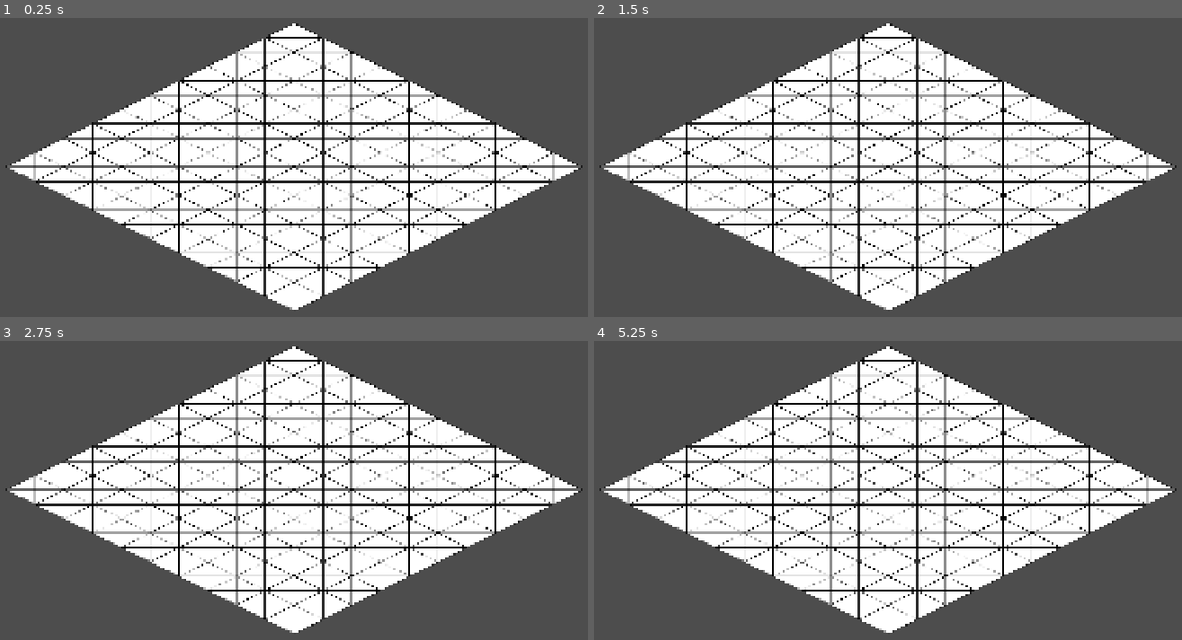
Above: before the commit, frames 1-4 (two rows, left to right).
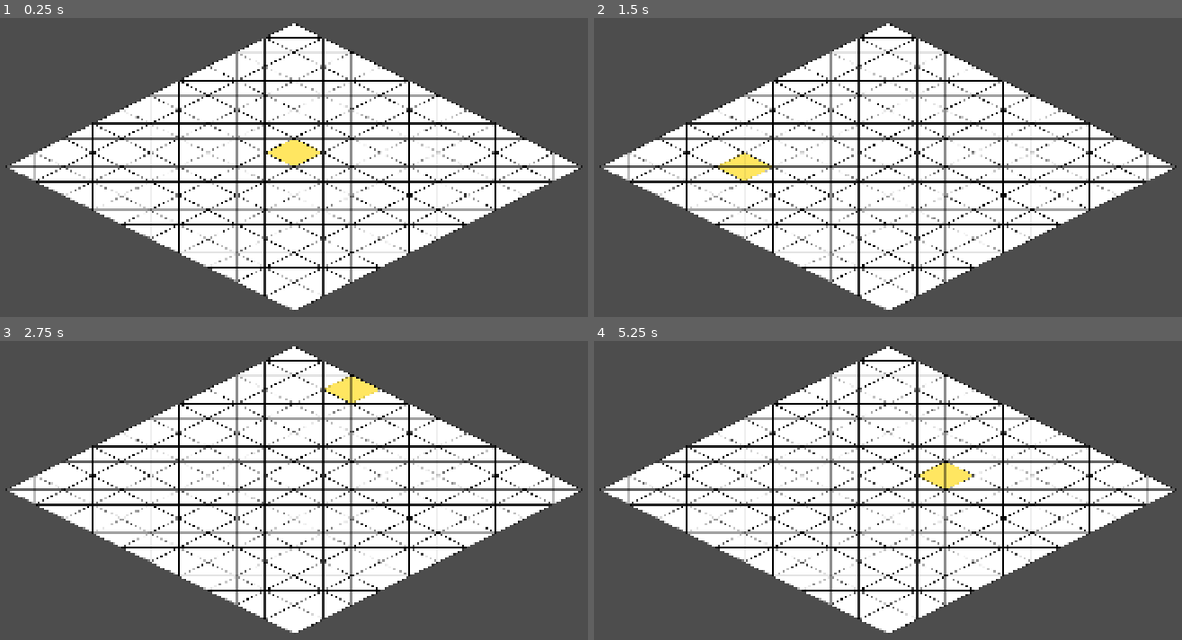
Above: after the commit, the same moments.

Repository: Nick-labs/TGS
Game: Godot game, scene res://scenes/map/Battle.tscn
The game is run twice, just before and just after one commit, with the same random seed, the same clock (stepped at 60 frames per second) and the same inputs. Before the commit the project has no main scene; this scene is started directly in both runs.
Inputs (mouse positions are in pixels of both pictures, inside the frame that each line leads up to):
- Up to frame 1 (0.25 s): no input
- Up to frame 2 (1.5 s): tap Enter at 0.5 s; move the mouse to (1046, 131) at 0.52 s; tap Space at 1.25 s; move the mouse to (746, 173) at 1.27 s
- Up to frame 3 (2.75 s): tap Enter at 2 s; move the mouse to (364, 385) at 2.02 s
- Up to frame 4 (5.25 s): tap Space at 2.75, 4.25 s; move the mouse to (852, 556) at 2.77 s; tap Enter at 3.5 s; move the mouse to (1105, 535) at 3.52 s; move the mouse to (670, 415) at 4.27 s; move the mouse to (923, 475) at 5.02 s

The runs differ from the first frame. In frame 1, 0.5% of the frame differs, in the area x 45-55%, y 40-50%; in frame 2, 0.5%, in the area x 21-31%, y 45-55%; in frame 3, 0.5%; in frame 4, 0.5%.

Commit message:
add tile selection controller

Diff:
--- a/project.godot
+++ b/project.godot
@@ -11,6 +11,7 @@
 [application]
 
 config/name="TGS"
+run/main_scene="uid://qb24bua7v4vj"
 config/features=PackedStringArray("4.6", "GL Compatibility")
 config/icon="res://icon.svg"
 
--- a/scenes/map/Battle.tscn
+++ b/scenes/map/Battle.tscn
@@ -2,6 +2,8 @@
 
 [ext_resource type="Script" uid="uid://ervttf2nj7n4" path="res://scripts/map/GridRoot.gd" id="1_lto8t"]
 [ext_resource type="PackedScene" uid="uid://dcgi0eoxebv0w" path="res://scenes/map/Grid.tscn" id="2_c8xc1"]
+[ext_resource type="Script" uid="uid://df4mx22ogi5nx" path="res://scripts/map/SelectionController.gd" id="3_c8xc1"]
+[ext_resource type="PackedScene" uid="uid://lbeout0pcxld" path="res://scenes/map/HighlightTile.tscn" id="3_evht8"]
 
 [node name="Battle" type="Node2D" unique_id=1435354891]
 
@@ -12,4 +14,12 @@
 
 [node name="Grid" parent="GridRoot" unique_id=269519220 instance=ExtResource("2_c8xc1")]
 
+[node name="HighlightTile" parent="GridRoot/Grid" unique_id=1336704194 instance=ExtResource("3_evht8")]
+z_index = 21
+
+[node name="SelectionController" type="Node2D" parent="GridRoot" unique_id=1843373962 node_paths=PackedStringArray("camera", "grid")]
+script = ExtResource("3_c8xc1")
+camera = NodePath("../../Camera2D")
+grid = NodePath("../Grid")
+
 [node name="Camera2D" type="Camera2D" parent="." unique_id=1004421333]
--- /dev/null
+++ b/scenes/map/HighlightTile.tscn
@@ -0,0 +1,8 @@
+[gd_scene format=3 uid="uid://lbeout0pcxld"]
+
+[ext_resource type="Texture2D" uid="uid://mrr00qrewaak" path="res://assets/sprites/tiles/highlight_tile_128x64.png" id="1_iwxrw"]
+
+[node name="Highlight" type="Node2D" unique_id=1336704194]
+
+[node name="Sprite2D" type="Sprite2D" parent="." unique_id=459419804]
+texture = ExtResource("1_iwxrw")
--- a/scripts/map/Grid.gd
+++ b/scripts/map/Grid.gd
@@ -53,3 +53,10 @@
 			result.append(get_tile(n))
 
 	return result
+
+func highlight_cell(cell: Vector2i):
+	var tile := get_tile(cell)
+	if tile == null:
+		return
+
+	$HighlightTile.global_position = tile.global_position
--- a/scripts/map/GridRoot.gd
+++ b/scripts/map/GridRoot.gd
@@ -27,7 +27,7 @@
 
 	var scale: float = min(scale_x, scale_y)
 
-	grid.scale = Vector2(scale, scale)
+	camera.zoom = Vector2(scale, scale)
 
 	center_grid()
 
--- /dev/null
+++ b/scripts/map/SelectionController.gd
@@ -0,0 +1,24 @@
+extends Node2D
+class_name SelectionController
+
+@export var camera: Camera2D
+@export var grid: Grid
+
+var selected_cell: Vector2i = Vector2i(-1, -1)
+
+func _process(_delta):
+	update_selection()
+
+func update_selection():
+	var cell: Vector2i = IsoHelper.screen_to_grid(
+		camera.get_global_mouse_position() - grid.global_position,
+		grid.iso_config
+	)
+
+	if cell != selected_cell:
+		selected_cell = cell
+		on_cell_changed(cell)
+
+func on_cell_changed(cell: Vector2i):
+	print("Selected cell:", cell)
+	grid.highlight_cell(cell)
--- a/scripts/utils/IsoHelper.gd
+++ b/scripts/utils/IsoHelper.gd
@@ -11,10 +11,13 @@
 	return Vector2(screen_x, screen_y)
 
 static func screen_to_grid(screen_pos: Vector2, iso_config: IsoConfig) -> Vector2i:
+	var tw = iso_config.tile_width * 0.5
+	var th = iso_config.tile_height * 0.5
+
 	var x = screen_pos.x
 	var y = screen_pos.y
 
-	var grid_x = (x / iso_config.tile_width + y / iso_config.tile_height) * 0.5
-	var grid_y = (y / iso_config.tile_height - x / iso_config.tile_width) * 0.5
+	var grid_x = (x / tw + y / th) * 0.5
+	var grid_y = (y / th - x / tw) * 0.5
 
-	return Vector2i(floor(grid_x), floor(grid_y))
+	return Vector2i(int(round(grid_x)), int(round(grid_y)))
Binary file added: assets/sprites/tiles/highlight_tile_128x64.png
